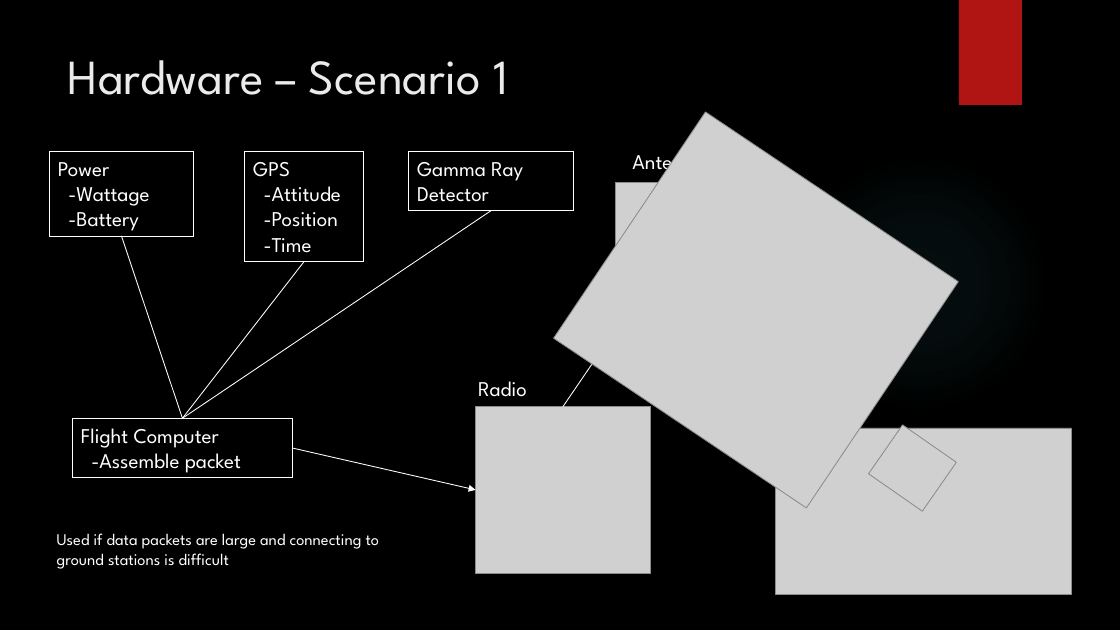
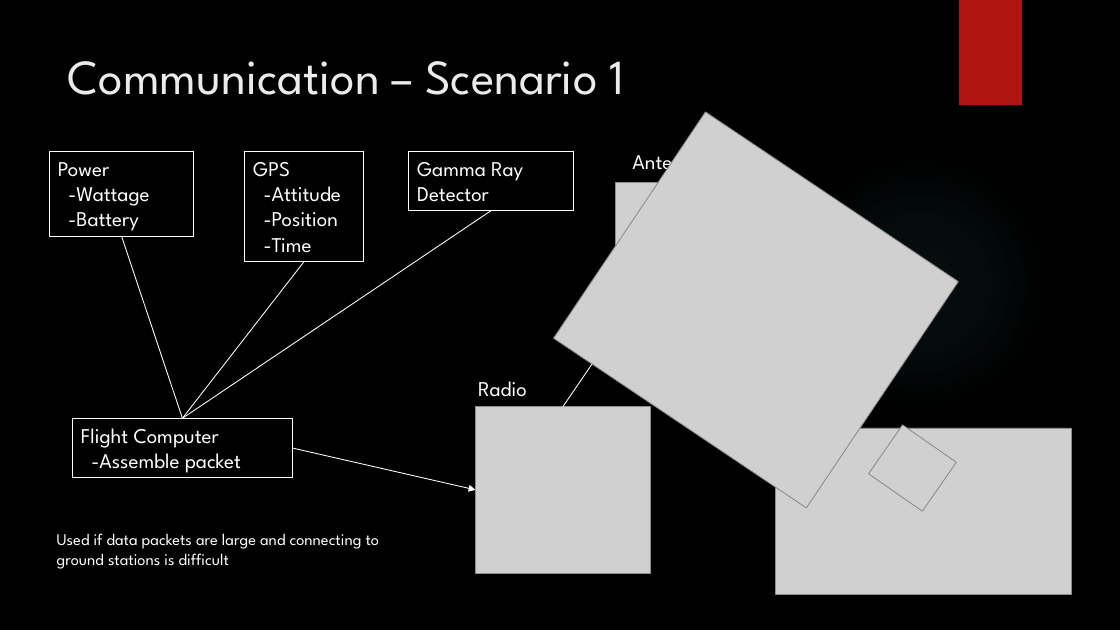
Before and after one commit to HASP-UMN/CubeSat, a slide deck: slide 21 of Presentations/PDR_Presentation.pptx (slide 20 before the commit). Drawn at 1120x630 pixels with LibreOffice and Linux fonts; fonts in the diff are those of the drawing; grey boxes stand for pictures; background and template pictures are left out. Boxes give left, top, right and bottom in pixels: in the first picture for what was removed or moved away, otherwise in the second. Text is boxed around its words. In the diff, an @@ line names an element or a change of style, - is before the commit and + after.

```diff
--- a/Presentations/PDR_Presentation.pptx
+++ b/Presentations/PDR_Presentation.pptx
@@ title at (x1=68, y1=61, x2=625, y2=95): text changed @@
-Hardware – Scenario 1
+Communication – Scenario 1
```
Also in this commit, not shown: 13 other slides changed, 3 slides added, 1 slide removed, 1 other file.
